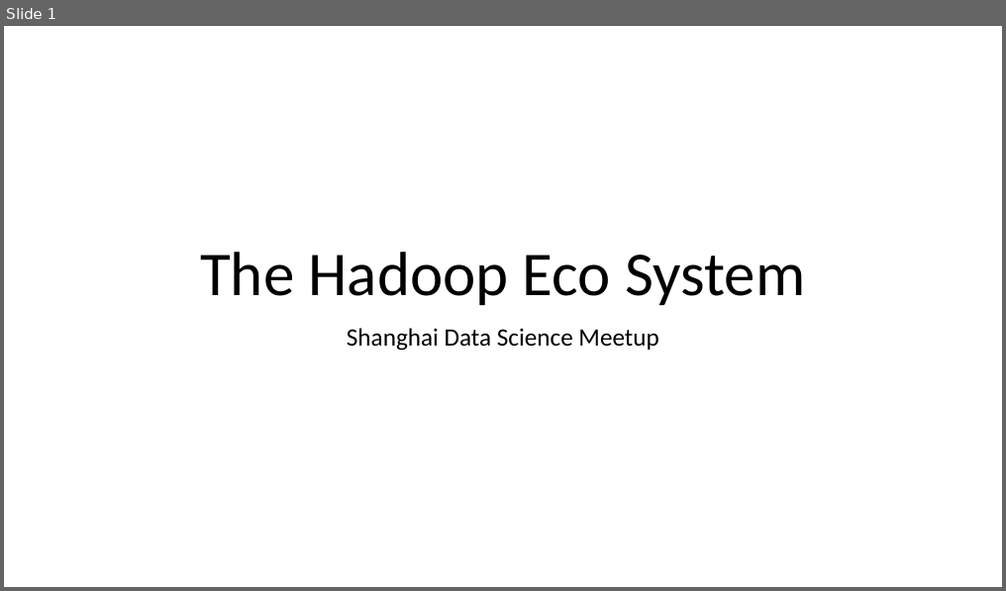
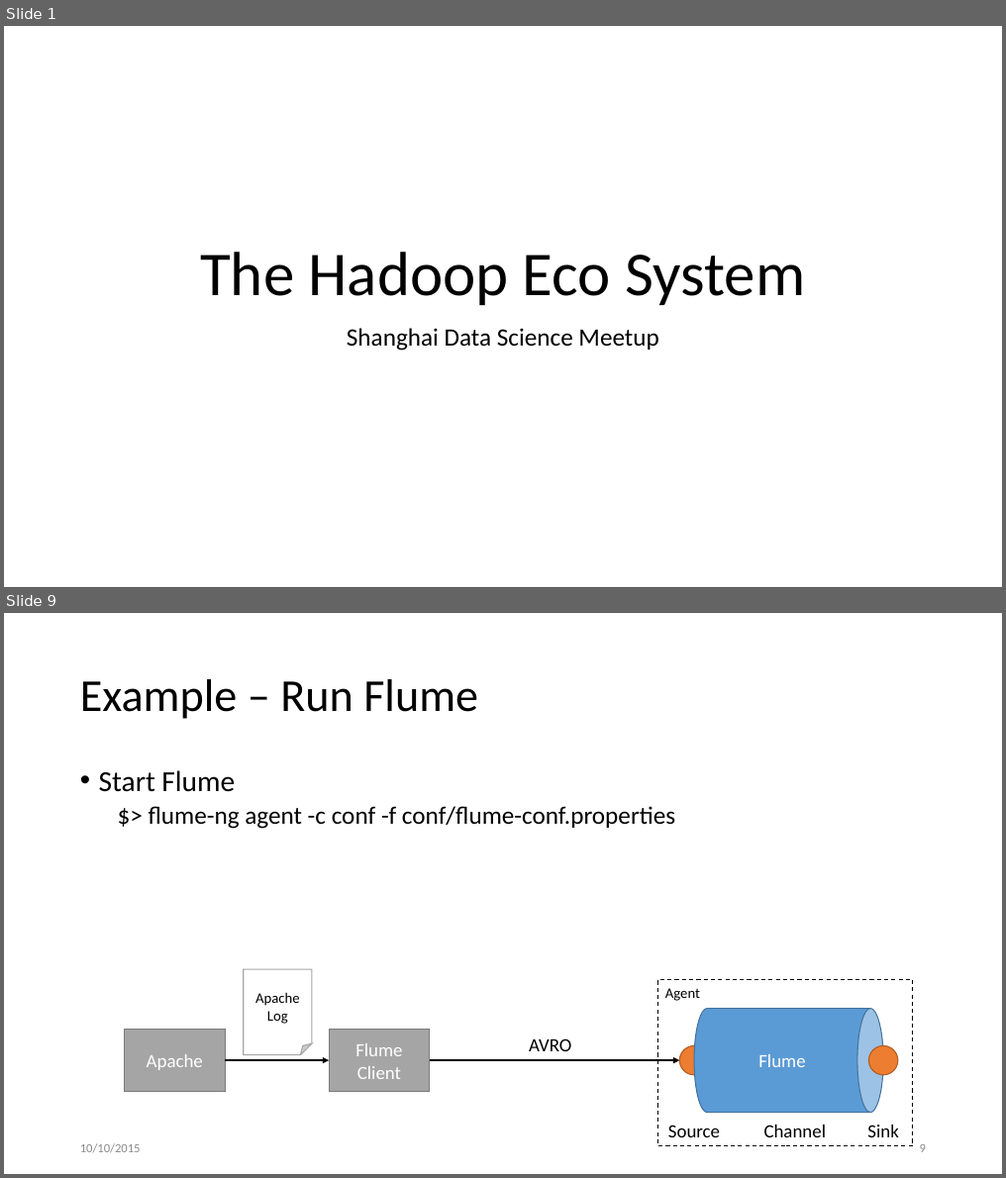
Before and after one commit to ckuka/SHDS, a slide deck: slides/ShanghaiDataScience_201509.pptx. Shown one above the other, each under a label of ours: slide 1 before the commit, slides 1 and 9 after it; the slides between them are not shown. The pictures are 1006x591 and 1006x1178 pixels, drawn with LibreOffice and Linux fonts; fonts in the diff are those of the drawing. Boxes give left, top, right and bottom in pixels: in the first picture for what was removed or moved away, otherwise in the second. Text is boxed around its words. In the diff, an @@ line names an element or a change of style, - is before the commit and + after.

```diff
--- a/slides/ShanghaiDataScience_201509.pptx
+++ b/slides/ShanghaiDataScience_201509.pptx
@@ slide 9 added at box(4, 613, 1002, 1174), background #FFFFFF @@
@@ title added at box(80, 679, 478, 719), 44 pt, text #000000 @@
+Example – Run Flume
@@ text added at box(99, 770, 675, 829), 24 pt, text #000000 @@
+• Start Flume
+  $> flume-ng agent -c conf -f conf/flume-conf.properties
@@ folded corner added at box(244, 969, 313, 1055), fill #FFFFFF, outline #A5A5A5 1 pt, 14 pt, text #000000 @@
+Apache Log
@@ rectangle added at box(658, 980, 914, 1146), outline #000000 1 pt dashed, 14 pt, text #000000 @@
+Agent
@@ cylinder added at box(694, 1009, 884, 1113), fill #5B9BD5, outline #43739E 1 pt, 18 pt, text #FFFFFF @@
+Flume
@@ rectangle added at box(125, 1029, 226, 1092), fill #A5A5A5, outline #7A7A7A 1 pt, 18 pt, text #FFFFFF @@
+Apache
@@ rectangle added at box(329, 1029, 430, 1092), fill #A5A5A5, outline #7A7A7A 1 pt, 18 pt, text #FFFFFF @@
+Flume Client
@@ text added at box(529, 1039, 571, 1052), 18 pt, text #000000 @@
+AVRO
@@ ellipse added at box(680, 1047, 709, 1075), fill #ED7D31, outline #AF5C24 1 pt @@
@@ ellipse added at box(868, 1047, 898, 1075), fill #ED7D31, outline #AF5C24 1 pt @@
@@ arrow added from (225, 1060) to (329, 1060), #000000 1.5 pt @@
@@ arrow added from (430, 1060) to (680, 1060), #000000 1.5 pt @@
@@ text added at box(80, 1144, 141, 1154), 12 pt, text #8C8C8C @@
+10/10/2015
@@ text added at box(668, 1125, 720, 1138), 18 pt, text #000000 @@
+Source
@@ text added at box(764, 1125, 827, 1138), 18 pt, text #000000 @@
+Channel
@@ text added at box(867, 1125, 898, 1138), 18 pt, text #000000 @@
+Sink
@@ page number added at box(920, 1145, 926, 1153), 12 pt, text #8C8C8C @@
+9
```
Also in this commit, not shown: 10 slides changed, 6 other slides added, 2 slides removed.
